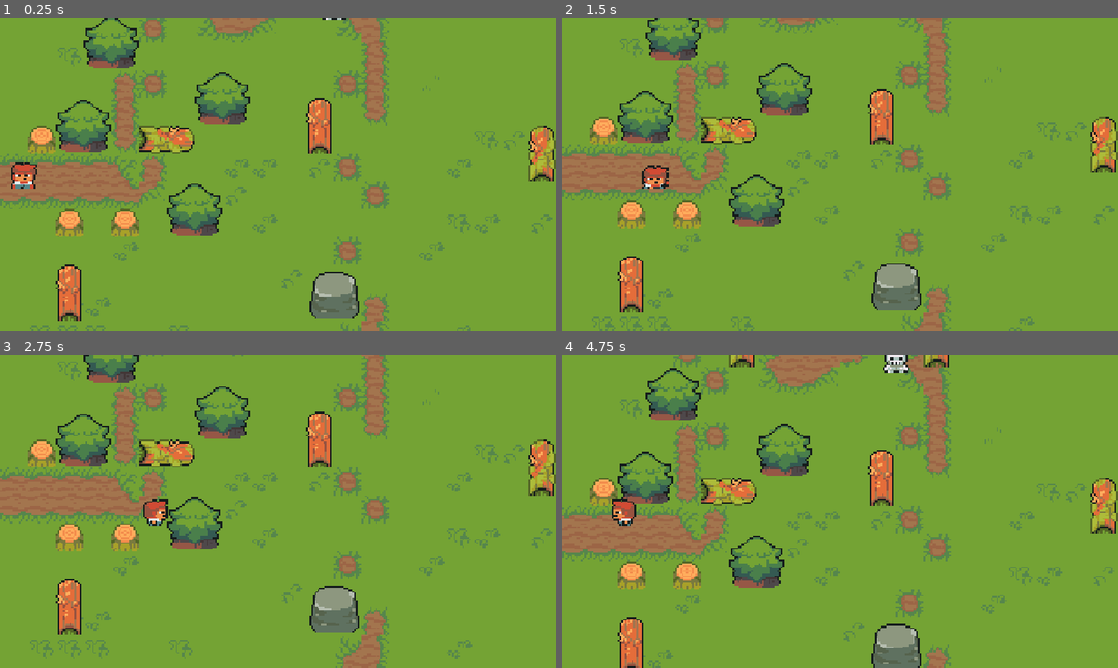
Above: before the commit, frames 1-4 (two rows, left to right).
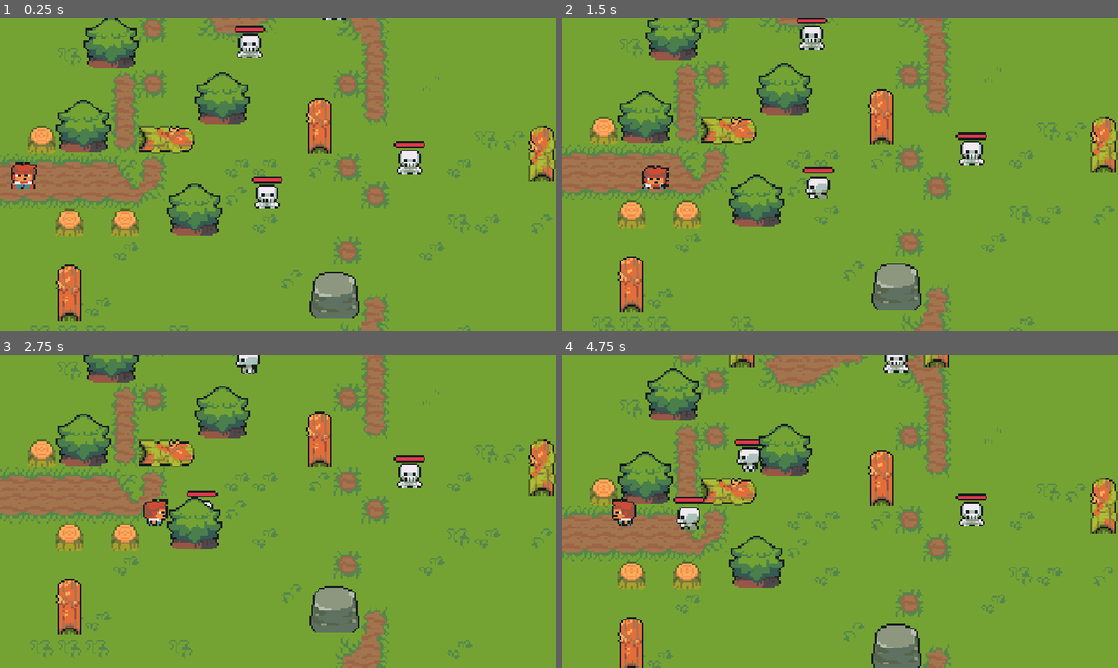
Above: after the commit, the same moments.

Repository: karllogdat/game-tool
Game: Godot game, scene res://scenes/levels/level_2.tscn
The game is run twice, just before and just after one commit, with the same random seed, the same clock (stepped at 60 frames per second) and the same inputs. This scene is started directly instead of the project's main scene.
Inputs:
- Up to frame 1 (0.25 s): no input
- Up to frame 2 (1.5 s): tap Enter at 0.5 s; hold D (right) 0.53-1.28 s; tap Space (attack) at 0.6, 1.35 s; hold S (down) from 1.28 s (still down)
- Up to frame 3 (2.75 s): release S (down) at 2.03 s; hold D (right) from 2.03 s (still down); tap Space (attack) at 2.1 s
- Up to frame 4 (4.75 s): release D (right) at 2.78 s; hold W (up) 2.78-3.53 s; tap Space (attack) at 2.85, 3.6, 4.35 s; hold A (left) from 3.53 s (still down)

The runs differ from the first frame. In frame 1, 1.3% of the frame differs, in the area x 42-77%, y 2-61%; in frame 2, 1.2%; in frame 3, 0.8%; in frame 4, 1.2%.

Commit message:
feat: added player hp system and hud fadeout on death

Diff:
--- a/project.godot
+++ b/project.godot
@@ -14,6 +14,10 @@
 run/main_scene="uid://dxtpp0jpqkg03"
 config/features=PackedStringArray("4.7", "GL Compatibility")
 config/icon="res://icon.svg"
+
+[autoload]
+
+PlayerStats="*uid://cdd1c0ivia0q3"
 
 [display]
 
--- /dev/null
+++ b/scenes/hud.tscn
@@ -0,0 +1,16 @@
+[gd_scene format=3 uid="uid://dpiqb36n6ros"]
+
+[ext_resource type="Script" uid="uid://de0x4l60aeanx" path="res://scripts/hud.gd" id="1_ahhtf"]
+
+[node name="HUD" type="CanvasLayer" unique_id=760689786]
+script = ExtResource("1_ahhtf")
+
+[node name="FadeOverlay" type="ColorRect" parent="." unique_id=1444715708]
+modulate = Color(1, 1, 1, 0)
+anchors_preset = 15
+anchor_right = 1.0
+anchor_bottom = 1.0
+grow_horizontal = 2
+grow_vertical = 2
+size_flags_horizontal = 3
+color = Color(0, 0, 0, 1)
--- a/scenes/levels/level_2.tscn
+++ b/scenes/levels/level_2.tscn
@@ -1,6 +1,7 @@
 [gd_scene format=4 uid="uid://b5mwv04y1c06r"]
 
 [ext_resource type="PackedScene" uid="uid://c3hiegl0gdyr7" path="res://scenes/levels/base_level.tscn" id="1_j2425"]
+[ext_resource type="PackedScene" uid="uid://ceyqumrm4mtx3" path="res://scenes/skeleton.tscn" id="2_g2h2n"]
 
 [node name="LevelRoot" unique_id=1007234821 instance=ExtResource("1_j2425")]
 
@@ -12,3 +13,12 @@
 
 [node name="Player" parent="." index="2" unique_id=1931768791]
 position = Vector2(53, 624)
+
+[node name="Skeleton2" parent="Enemies" parent_id_path=PackedInt32Array(1245322202) index="1" unique_id=51023916 instance=ExtResource("2_g2h2n")]
+position = Vector2(573, 325)
+
+[node name="Skeleton3" parent="Enemies" parent_id_path=PackedInt32Array(1245322202) index="2" unique_id=2044244299 instance=ExtResource("2_g2h2n")]
+position = Vector2(613, 671)
+
+[node name="Skeleton4" parent="Enemies" parent_id_path=PackedInt32Array(1245322202) index="3" unique_id=1026273093 instance=ExtResource("2_g2h2n")]
+position = Vector2(941, 591)
--- a/scenes/main.tscn
+++ b/scenes/main.tscn
@@ -2,8 +2,11 @@
 
 [ext_resource type="Script" uid="uid://bdwrrbhexlhmu" path="res://scripts/main.gd" id="1_0wfyh"]
 [ext_resource type="PackedScene" uid="uid://c3hiegl0gdyr7" path="res://scenes/levels/base_level.tscn" id="1_sugp2"]
+[ext_resource type="PackedScene" uid="uid://dpiqb36n6ros" path="res://scenes/hud.tscn" id="3_sugp2"]
 
 [node name="Main" type="Node2D" unique_id=1270676271]
 script = ExtResource("1_0wfyh")
 
 [node name="LevelRoot" parent="." unique_id=1007234821 instance=ExtResource("1_sugp2")]
+
+[node name="HUD" parent="." unique_id=760689786 instance=ExtResource("3_sugp2")]
--- a/scenes/player.tscn
+++ b/scenes/player.tscn
@@ -3,6 +3,7 @@
 [ext_resource type="Texture2D" uid="uid://cyp4qqjspliop" path="res://assets/images/player/player.png" id="1_3vyb7"]
 [ext_resource type="Script" uid="uid://b4hti5g0q4iya" path="res://scripts/player.gd" id="1_g2els"]
 [ext_resource type="AudioStream" uid="uid://b44h8vxa05tvi" path="res://assets/audio/Slash.wav" id="3_qhqgy"]
+[ext_resource type="AudioStream" uid="uid://crwah82466y67" path="res://assets/audio/Impact.wav" id="4_dqkch"]
 
 [sub_resource type="AtlasTexture" id="AtlasTexture_g2els"]
 atlas = ExtResource("1_3vyb7")
@@ -142,7 +143,7 @@
 "duration": 1.0,
 "texture": SubResource("AtlasTexture_tuyoq")
 }],
-"loop": 1,
+"loop": 0,
 "name": &"die",
 "speed": 5.0
 }, {
@@ -259,7 +260,7 @@
 
 [node name="AnimatedSprite2D" type="AnimatedSprite2D" parent="." unique_id=2024458180]
 sprite_frames = SubResource("SpriteFrames_guxa7")
-animation = &"idle_down"
+animation = &"die"
 
 [node name="CollisionShape2D" type="CollisionShape2D" parent="." unique_id=1317960811]
 position = Vector2(-0.125, 1.75)
@@ -267,6 +268,9 @@
 
 [node name="SwingSword" type="AudioStreamPlayer2D" parent="." unique_id=765573877]
 stream = ExtResource("3_qhqgy")
+
+[node name="TakeDamage" type="AudioStreamPlayer2D" parent="." unique_id=996535557]
+stream = ExtResource("4_dqkch")
 
 [node name="Hitbox" type="Area2D" parent="." unique_id=1281023760]
 position = Vector2(0, -7)
@@ -282,5 +286,9 @@
 limit_right = 1792
 limit_bottom = 1152
 
+[node name="DamageCooldown" type="Timer" parent="." unique_id=1444279848]
+wait_time = 0.5
+one_shot = true
+
 [connection signal="animation_finished" from="AnimatedSprite2D" to="." method="_on_animated_sprite_2d_animation_finished"]
 [connection signal="body_entered" from="Hitbox" to="." method="_on_hitbox_body_entered"]
--- a/scenes/skeleton.tscn
+++ b/scenes/skeleton.tscn
@@ -83,6 +83,9 @@
 [sub_resource type="CircleShape2D" id="CircleShape2D_guxa7"]
 radius = 100.0
 
+[sub_resource type="RectangleShape2D" id="RectangleShape2D_va8ot"]
+size = Vector2(14.5, 14.75)
+
 [node name="Skeleton" type="CharacterBody2D" unique_id=51023916]
 scale = Vector2(4, 4)
 collision_layer = 2
@@ -109,5 +112,16 @@
 [node name="HealthBar" parent="." unique_id=2136506705 instance=ExtResource("4_bnirc")]
 position = Vector2(-8.5, -10.75)
 
+[node name="AttackBox" type="Area2D" parent="." unique_id=931598116]
+
+[node name="CollisionShape2D" type="CollisionShape2D" parent="AttackBox" unique_id=2108701758]
+position = Vector2(0.5, 1.125)
+shape = SubResource("RectangleShape2D_va8ot")
+
+[node name="AttackTimer" type="Timer" parent="." unique_id=1457219300]
+
 [connection signal="body_entered" from="Sight" to="." method="_on_sight_body_entered"]
 [connection signal="body_exited" from="Sight" to="." method="_on_sight_body_exited"]
+[connection signal="body_entered" from="AttackBox" to="." method="_on_attack_box_body_entered"]
+[connection signal="body_exited" from="AttackBox" to="." method="_on_attack_box_body_exited"]
+[connection signal="timeout" from="AttackTimer" to="." method="_on_attack_timer_timeout"]
--- /dev/null
+++ b/scripts/hud.gd
@@ -0,0 +1,10 @@
+extends CanvasLayer
+
+
+@onready var fade_overlay: ColorRect = $FadeOverlay
+
+
+func fade(to_alpha: float) -> void:
+	var tween := create_tween()
+	tween.tween_property(fade_overlay, "modulate:a", to_alpha, 1.5)
+	await tween.finished
--- a/scripts/main.gd
+++ b/scripts/main.gd
@@ -3,6 +3,9 @@
 
 var level: int = 1
 var current_level_root: Node = null
+
+
+@onready var hud: CanvasLayer = $HUD
 
 
 # Called when the node enters the scene tree for the first time.
@@ -26,6 +29,10 @@
 	_setup_level(current_level_root)
 
 func _setup_level(level_root: Node) -> void:
+	# connect player
+	var player = level_root.get_node("Player")
+	player.died.connect(_on_player_died)
+
 	# connect exit
 	var exit = level_root.get_node_or_null("Exit")
 	if exit:
@@ -37,3 +44,16 @@
 	if body.name == "Player":
 		level += 1
 		call_deferred("_load_level", level)
+
+func _on_player_died() -> void:
+	# pause before reset
+	await get_tree().create_timer(2.0).timeout
+
+	await hud.fade(1)
+
+	PlayerStats.reset()
+
+	level = 1
+	_load_level(level)
+
+	await hud.fade(0)
--- a/scripts/player.gd
+++ b/scripts/player.gd
@@ -1,8 +1,12 @@
 extends CharacterBody2D
 
+signal died
 
 @export var SPEED = 300.0
 
+var is_alive: bool = true
+var max_health: int
+var current_health: int
 var damage: int = 30
 
 var last_direction: Vector2 = Vector2.DOWN
@@ -10,11 +14,18 @@
 var hitbox_offset: Vector2
 
 @onready var animated_sprite_2d: AnimatedSprite2D = $AnimatedSprite2D
+@onready var hitbox: Area2D = $Hitbox
+@onready var damage_cooldown: Timer = $DamageCooldown
+
 @onready var swing_sword: AudioStreamPlayer2D = $SwingSword
-@onready var hitbox: Area2D = $Hitbox
+@onready var take_damage_sfx: AudioStreamPlayer2D = $TakeDamage
 
 
 func _ready() -> void:
+	# load health from singleton
+	max_health = PlayerStats.max_health
+	current_health = PlayerStats.current_health
+
 	# initialize hitbox offset
 	hitbox_offset = hitbox.position
 
@@ -22,6 +33,9 @@
 func _physics_process(_delta: float) -> void:
 	# disable hitbox until attack is triggered
 	hitbox.monitoring = false
+
+	if not is_alive:
+		return
 
 	if Input.is_action_just_pressed("attack") and not is_attacking:
 		attack()
@@ -77,6 +91,35 @@
 func _on_animated_sprite_2d_animation_finished() -> void:
 	is_attacking = false
 
+func take_damage(damage: int) -> void:
+	if not is_alive:
+		return
+
+	if damage_cooldown.time_left > 0:
+		return
+
+	current_health -= damage
+	PlayerStats.current_health = current_health
+
+	take_damage_sfx.play()
+
+	if current_health <= 0:
+		die()
+
+	# invincibility cooldown
+	damage_cooldown.start()
+
+	print("Player health: %s" % current_health)
+
+func die() -> void:
+	animated_sprite_2d.play("die")
+	is_alive = false
+
+	await animated_sprite_2d.animation_finished
+
+	died.emit()
+
+
 # ----- HITBOX -----
 func update_hitbox_offset() -> void:
 	var x := hitbox_offset.x
--- /dev/null
+++ b/scripts/player_stats.gd
@@ -0,0 +1,9 @@
+extends Node
+
+
+var max_health: int = 100
+var current_health: int = 100
+
+
+func reset() -> void:
+	current_health = max_health
--- a/scripts/skeleton.gd
+++ b/scripts/skeleton.gd
@@ -3,13 +3,17 @@
 const SPEED: int = 100
 const KNOCKBACK_FORCE: int = 100
 
+var damage: int = 20
+
 var is_alive: bool = true
 var health: int = 100
 var target = null
+var target_in_range: bool = false
 
 @onready var animated_sprite_2d: AnimatedSprite2D = $AnimatedSprite2D
 @onready var take_damage_sfx: AudioStreamPlayer2D = $TakeDamage
 @onready var health_bar: Node2D = $HealthBar
+@onready var attack_timer: Timer = $AttackTimer
 
 
 func _physics_process(delta: float) -> void:
@@ -41,8 +45,6 @@
 	tween.set_trans(Tween.TRANS_CUBIC)
 	tween.tween_property(self, "position", target_position, 0.5)
 
-	print(name + ": " + str(health))
-
 func _die() -> void:
 	is_alive = false
 
@@ -64,3 +66,18 @@
 	if body.name == "Player" and is_alive:
 		target = null
 		animated_sprite_2d.play("idle")
+
+func _on_attack_box_body_entered(body: Node2D) -> void:
+	if body.name == "Player":
+		target_in_range = true
+		body.take_damage(damage)
+		attack_timer.start()
+
+func _on_attack_box_body_exited(body: Node2D) -> void:
+	if body.name == "Player":
+		target_in_range = false
+		attack_timer.stop()
+
+func _on_attack_timer_timeout() -> void:
+	if target and target_in_range:
+		target.take_damage(damage)
Not shown, added: assets/audio/Impact.wav.import
Not shown, added: scripts/hud.gd.uid
Not shown, added: scripts/player_stats.gd.uid
Not shown, added: assets/audio/Impact.wav
